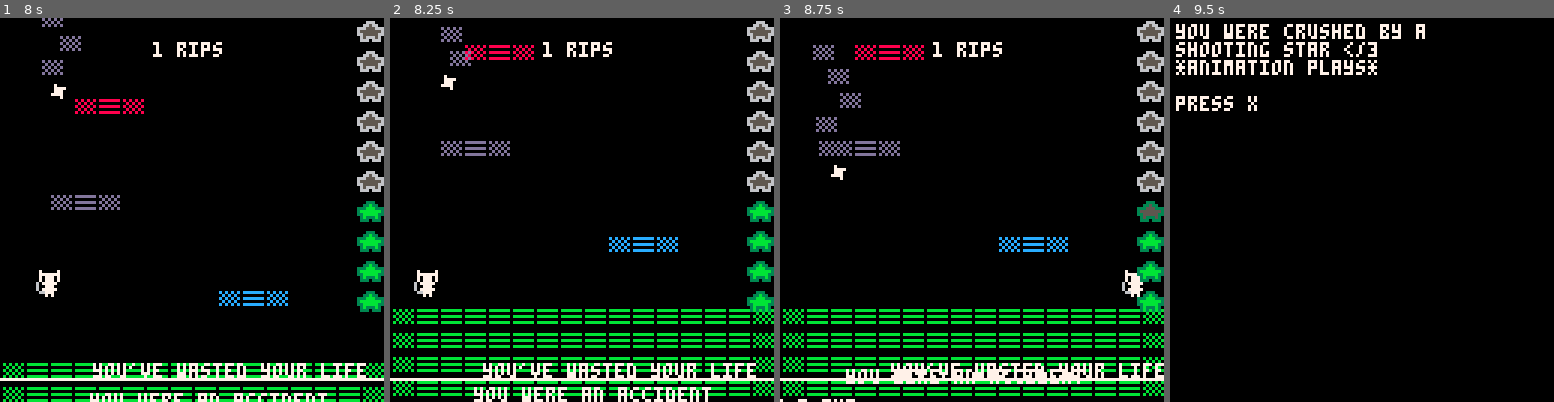
Above: before the commit, frames 1-4 (left to right).
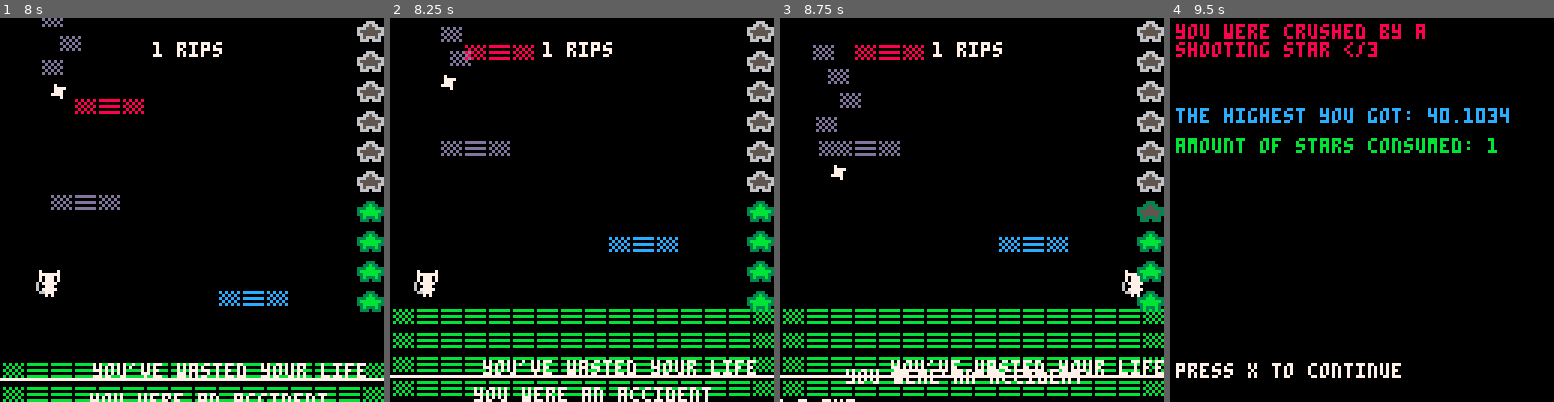
Above: after the commit, the same moments.

Repository: hypercube143/picoasciijam2026
Game: PICO-8 cartridge picoasciijam2016.p8
Two runs of this game, one before a commit and one after it. Both use one fixed random seed, a clock stepped at 60 frames per second and the inputs below.
Inputs:
- Up to frame 1 (8 s): tap X (X key) at 0.33, 1.07, 1.85, 2.97, 4.08, 5.2, 6.32, 7.43 s; hold Right 1.6-2.1 s; hold Up 2.15-2.42 s; hold Right 2.47-3.03 s; hold Left 3.08-3.58 s; hold Down 3.63-3.97 s; hold Right 4.02-4.68 s; hold Up 4.73-5.03 s; hold Left 5.08-5.68 s; hold Down 5.73-6.03 s; hold Right 6.08-6.58 s; hold Right 6.63-7.13 s; hold Up 7.18-7.45 s; hold Right from 7.5 s (still down)
- Up to frame 2 (8.25 s): release Right at 8.07 s; hold Left from 8.12 s (still down)
- Up to frame 3 (8.75 s): tap X (X key) at 8.55 s; release Left at 8.62 s; hold Down from 8.67 s (still down)
- Up to frame 4 (9.5 s): release Down at 9 s; hold Right from 9.05 s (still down)

Frame 1 is identical in both runs. In frame 2, 2.1% of the frame differs, in the area x 0-100%, y 89-95%; in frame 3, 1.7%; in frame 4, 6.7%, in the area x 1-89%, y 1-94%.

Commit message:
polished death screens and thoughts logic

Diff:
--- a/picoasciijam2016.p8
+++ b/picoasciijam2016.p8
@@ -119,7 +119,7 @@
 ▤
 ]]
 
-x = "press x to start"
+
 startMenuArt = {g,e,t,h,i,g, h} --t,h,i,g,h,x}
 
 
@@ -324,19 +324,41 @@
     }
 end
 
-function deathScreen(msg)
+function deathScreen(cause, height, rips)
     return{
         t = 0, -- resets as 0 whenever deathSCreen called?
         update = function()
             if btnp(❎) then CURR_SCENE = startMenu() end
         end,
         draw = function()
-            print(msg .. "\n*animation plays*\n\npress x", 2, 2, 7)
+            drawDeath(cause, height, rips)
         end
     }
 end
 
-
+function drawDeath(cause, height, rips)
+    if cause == "thoughts" then drawThoughtsDeath("you succumbed to your\nnegative thoughts")
+    elseif cause == "sobriety" then drawSoberDeath("you got too sober man")
+    elseif cause == "star" then drawStarDeath("you were crushed by a\nshooting star </3")
+    elseif cause == "falling" then drawFallingDeath("the void ate you")
+    end
+    print("the highest you got: " .. height, 2, 30, 12)
+    print("amount of stars consumed: " .. rips, 2, 40, 11)
+    print("press x to continue", 2, 115, 7)
+end
+
+function drawThoughtsDeath(msg)
+    print(msg,2,2,8)
+end
+function drawSoberDeath(msg)
+    print(msg,2,2,8)
+end
+function drawStarDeath(msg)
+    print(msg,2,2,8)
+end
+function drawFallingDeath(msg)
+    print(msg,2,2,8)
+end
 
 
 function drawPlatforms()
@@ -418,7 +440,7 @@
             obsColliders = checkPlayerCollision(obstacles)
             for obs in all(obsColliders) do
                 if obs.id == "shooting_star" then
-                    CURR_SCENE = deathScreen("you were crushed by a\nshooting star </3")
+                    CURR_SCENE = deathScreen("star", p.highest, totalWeedRips)
                 end
             end
             -- check if player colliding - potentially make this a list and for loop later? DONE IN LEVEL_ONE
@@ -473,7 +495,7 @@
     end
     if p.worldY < (lowestPlat.y - 300) then
         --initLevelOne() -- here or somewhere else, like if go back to start menu
-        CURR_SCENE = deathScreen("you fell to your death </3")
+        CURR_SCENE = deathScreen("falling", p.highest, totalWeedRips)
     end
 end
 
@@ -487,7 +509,10 @@
 
 riseSpd = 0.03
 function stationaryPlayerRisingThoughts()
-    if (ceil(p.worldY - 16) == p.highestPlatform or ceil(p.worldY) - 15 == p.highestPlatform) and not(p.falling) and not(p.worldY < 0) then
+
+    local dist = abs((p.worldY - 16) - p.highestPlatform)
+    if dist < 2 and not p.falling and p.worldY >= 0 then -- seems to be more lenient than below?
+    --if (ceil(p.worldY - 16) == p.highestPlatform or ceil(p.worldY) - 15 == p.highestPlatform) and not(p.falling) and not(p.worldY < 0) then
         thoughtMovementHelper(-riseSpd)
     -- else falling off plats but not into void:
     elseif p.worldY < p.highestPlatform and not(p.falling) and  not(p.worldY < 0) then
@@ -511,7 +536,7 @@
 
 function dieQuestionMark()
     if p.y >= p.y + THOUGHT_MIN_DIST_FROM_PLAYER then
-        CURR_SCENE = deathScreen("you succumbed to your negative thoughts")
+        CURR_SCENE = deathScreen("thoughts", p.highest, totalWeedRips)
     end
 end
 
@@ -931,7 +956,7 @@
             if t - bar.tAtIncrease > timeUntilDecrease and not gracePeriod and bar.level > 0 then
                 bar.level = bar.level - 1
                 bar.tAtIncrease = t
-                -- and instead of just delete it - flash the centre green :p
+                if bar.level <= 0 then CURR_SCENE = deathScreen("sobriety", p.highest, totalWeedRips) end
             end
         end,
 
@@ -972,13 +997,6 @@
             local y = bar.y + 2 + (numEmpty-1) * 10 -- maybe not 10? but thats the pad above
             return {x, y}
         end,
-
-        -- tickForSoberness = function()
-        --     -- may need to work around the t rollover...
-        --     if t - bar.tAtIncrease > 50 then
-        --         bar.level = bar.level - 1
-        --     end
-        -- end
     }
 end
 
